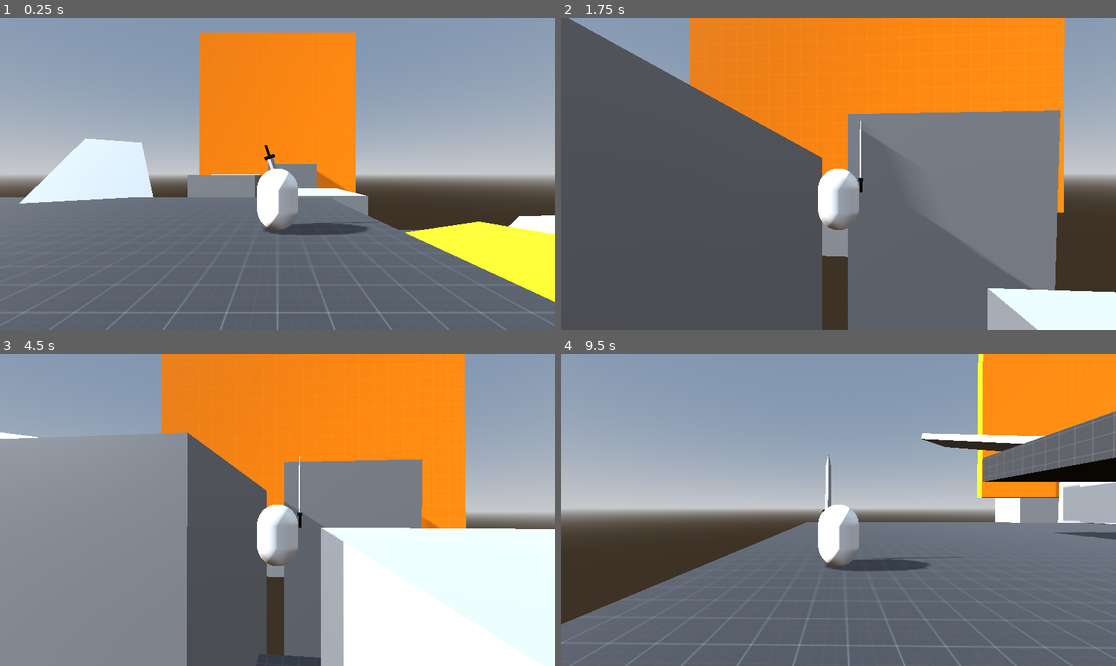
Above: before the commit, frames 1-4 (two rows, left to right).
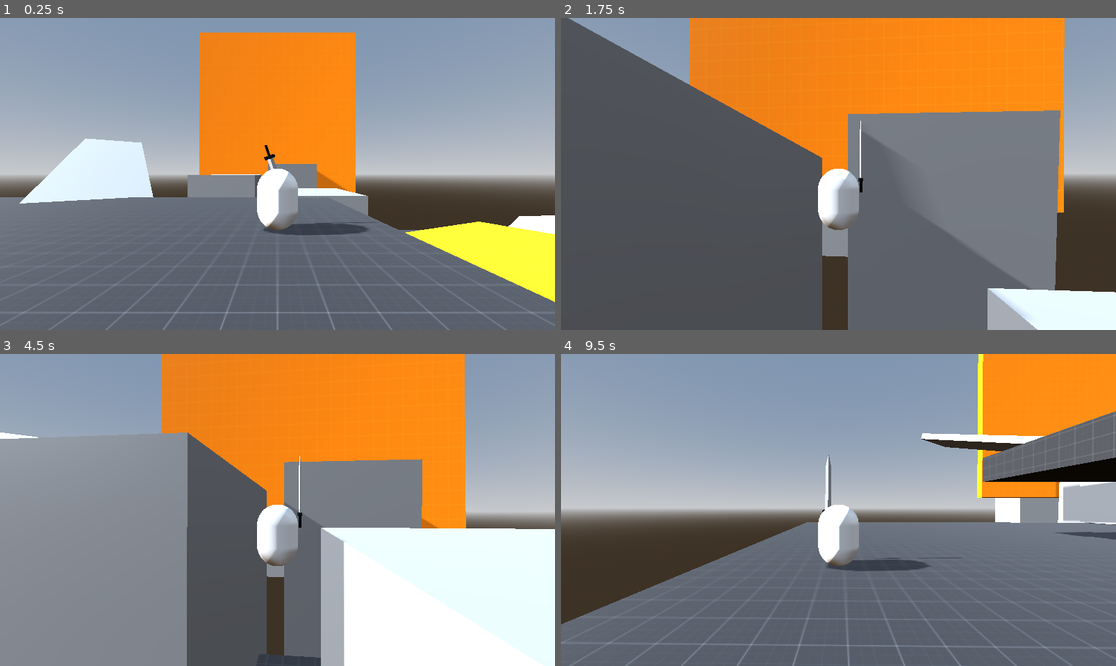
Above: after the commit, the same moments.

Repository: WarioGiant/3D-MV
Game: Godot game, scene res://world.tscn
Same seed, same stepped clock (60 frames per second), same inputs: the game is played once before the commit and once after it.
Inputs (mouse positions are in pixels of both pictures, inside the frame that each line leads up to):
- Up to frame 1 (0.25 s): no input
- Up to frame 2 (1.75 s): tap Enter (ui_accept) at 0.5 s; move the mouse to (866, 174) at 0.52 s; hold Shift (dash) 0.53-1.28 s; hold W (forward) from 0.53 s (still down); tap Space (jump) at 0.77, 0.8, 1.07, 1.35, 1.52 s; move the mouse to (810, 174) at 1.27 s; tap Shift (dash) at 1.55 s
- Up to frame 3 (4.5 s): keep holding W (forward); tap Space (jump) at 1.82, 2.3, 3.02, 3.32, 3.77, 3.8, 4.07, 4.35 s; move the mouse to (288, 503) at 2.02 s; hold Shift (dash) 2.03-2.78 s; move the mouse to (271, 516) at 2.77 s; tap Q (lock_on) at 2.85 s; tap Shift (dash) at 3.05 s; move the mouse to (316, 513) at 3.52 s; hold Shift (dash) 3.53-4.28 s; move the mouse to (233, 506) at 4.27 s
- Up to frame 4 (9.5 s): tap Space (jump) at 4.52, 4.82, 5.3, 6.02, 6.32, 6.77, 6.8, 7.07, 7.35, 7.52, 7.82, 8.3, 9.02, 9.32 s; tap Shift (dash) every 1.5 s from 4.55 to 9.05 s; move the mouse to (844, 510) at 5.02 s; hold Shift (dash) 5.03-5.78 s; move the mouse to (816, 503) at 5.77 s; release W (forward) at 5.78 s; hold D (right) 5.78-6.53 s; tap Q (lock_on) at 5.85, 8.85 s; move the mouse to (866, 510) at 6.52 s; hold Shift (dash) 6.53-7.28 s; hold W (forward) 6.53-8.78 s; move the mouse to (810, 510) at 7.27 s; move the mouse to (849, 503) at 8.02 s; hold Shift (dash) 8.03-8.78 s; move the mouse to (832, 516) at 8.77 s; hold A (left) from 8.78 s (still down)

The runs differ from the first frame. In frame 1, less than 0.1% of the frame differs, in the area x 48-67%, y 65-70%; in frame 2, less than 0.1%; in frame 3, less than 0.1%; in frame 4, less than 0.1%, in the area x 52-100%, y 40-68%.

Commit message:
fix corner wall jump fling

Diff:
--- a/player.gd
+++ b/player.gd
@@ -108,8 +108,8 @@
 		if Input.is_action_just_pressed("jump") and not dash_charge_time:
 			can_move = true
 			walking_time = 1.0
+			velocity = get_wall_normal() * 27
 			velocity.y = jump_velocity * 1.5
-			velocity += get_wall_normal() * 27
 			gravity = 30.0
 			grabbed = false
 	else:
--- a/player.tscn
+++ b/player.tscn
@@ -141,11 +141,9 @@
 
 [node name="spring" type="SpringArm3D" parent="camera_yaw/camera_pitch"]
 spring_length = 5.0
-margin = 0.0
 
 [node name="camera" type="Camera3D" parent="camera_yaw/camera_pitch/spring"]
 size = 10.0
-near = 0.001
 
 [node name="body" type="Node3D" parent="."]
 
--- a/project.godot
+++ b/project.godot
@@ -14,6 +14,10 @@
 run/main_scene="res://world.tscn"
 config/features=PackedStringArray("4.0", "Forward Plus")
 boot_splash/show_image=false
+
+[debug]
+
+settings/stdout/print_fps=true
 
 [input]
 
